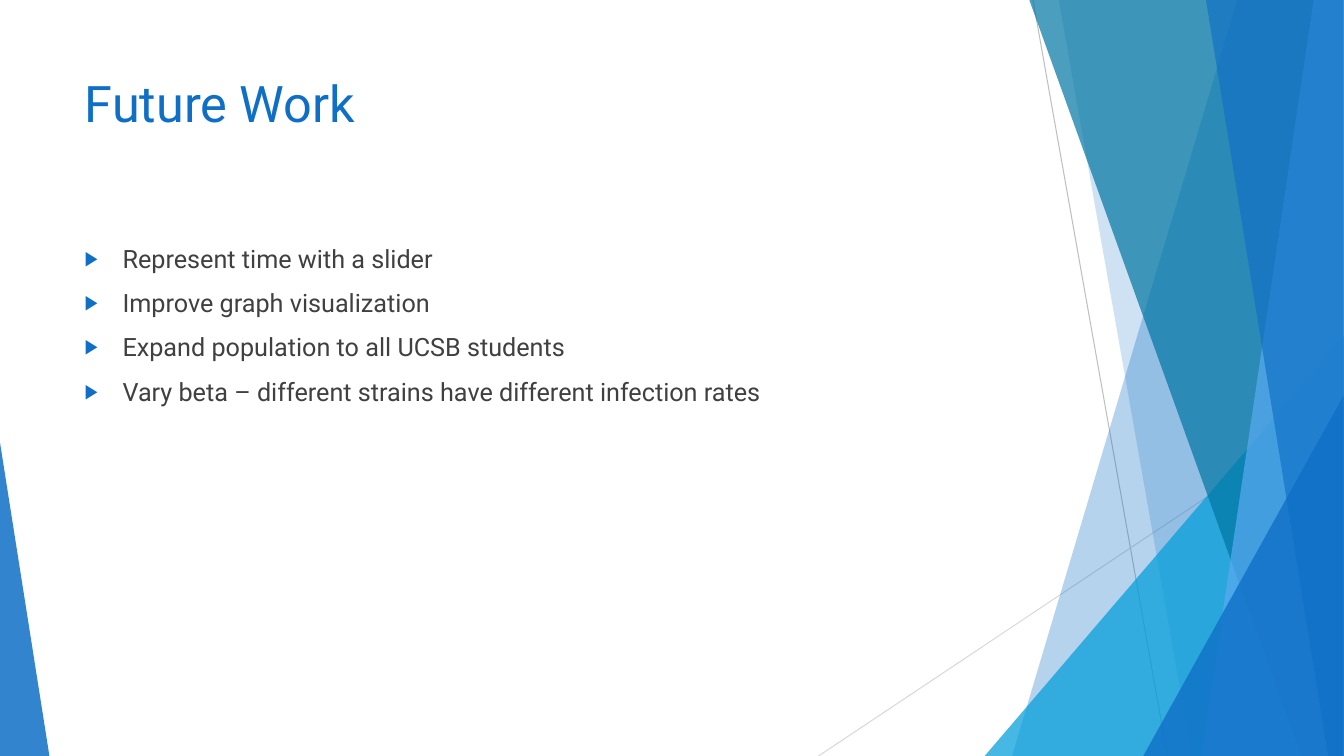
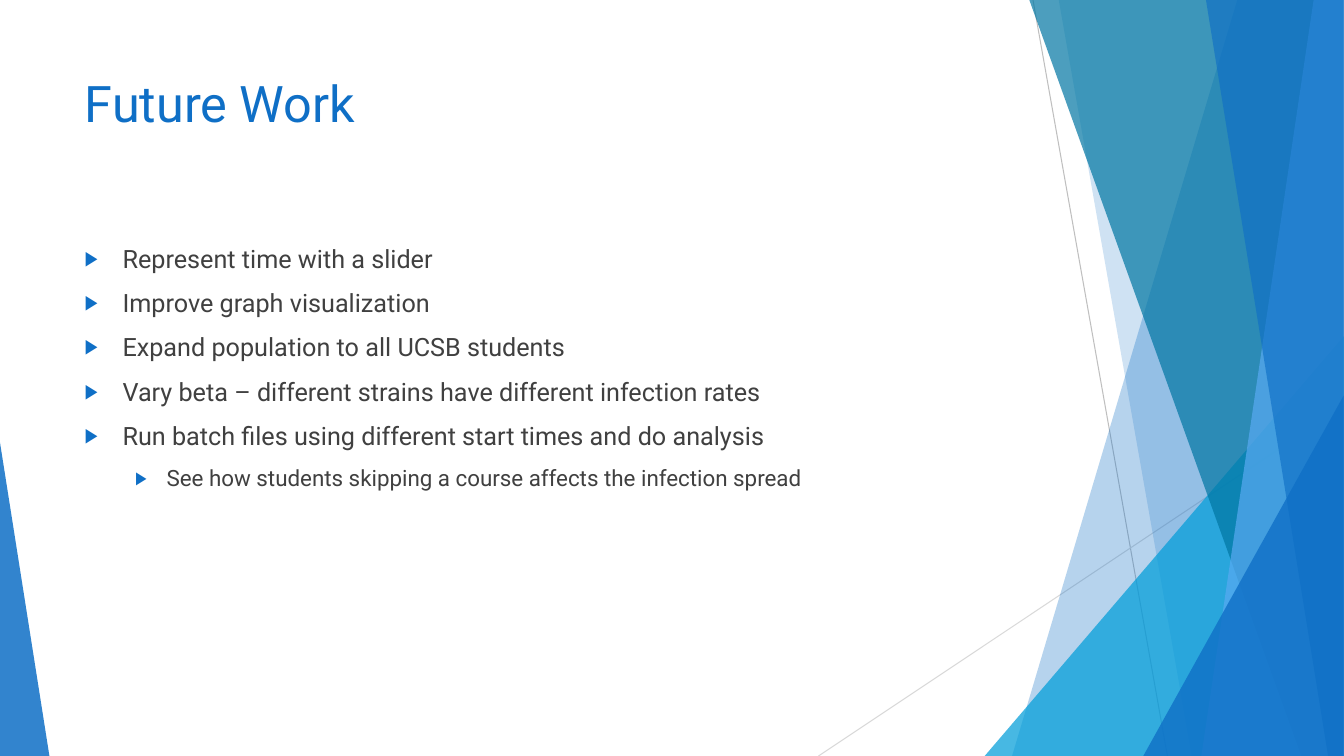
Before and after one commit to tlcayton2/LordsofChaos, a slide deck: slide 14 of Presentation.pptx. Drawn at 1344x756 pixels with LibreOffice and Linux fonts; fonts in the diff are those of the drawing. Boxes give left, top, right and bottom in pixels: in the first picture for what was removed or moved away, otherwise in the second. Text is boxed around its words. In the diff, an @@ line names an element or a change of style, - is before the commit and + after.

Commit message:
Last change for right now...

```diff
--- a/Presentation.pptx
+++ b/Presentation.pptx
@@ text at [123, 426, 801, 491]: paragraphs added @@
+▶ Run batch files using different start times and do analysis
+  ▶ See how students skipping a course affects the infection spread
```
